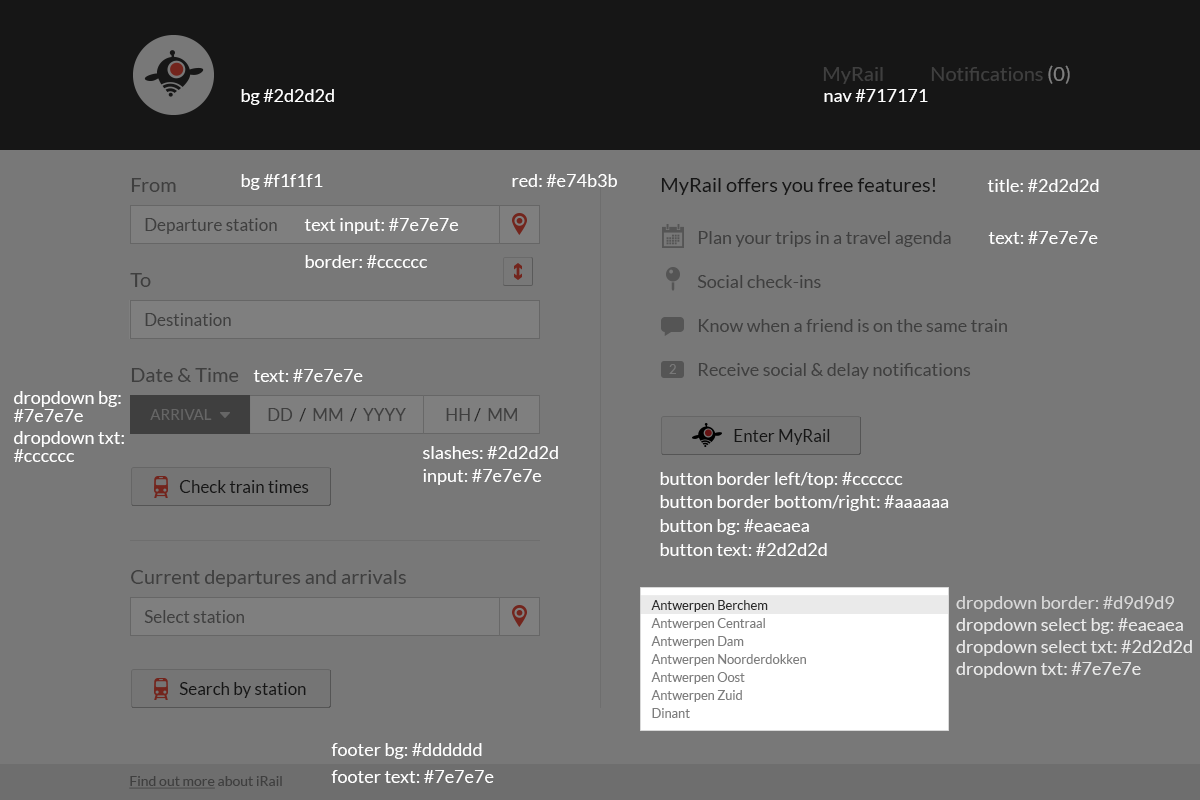
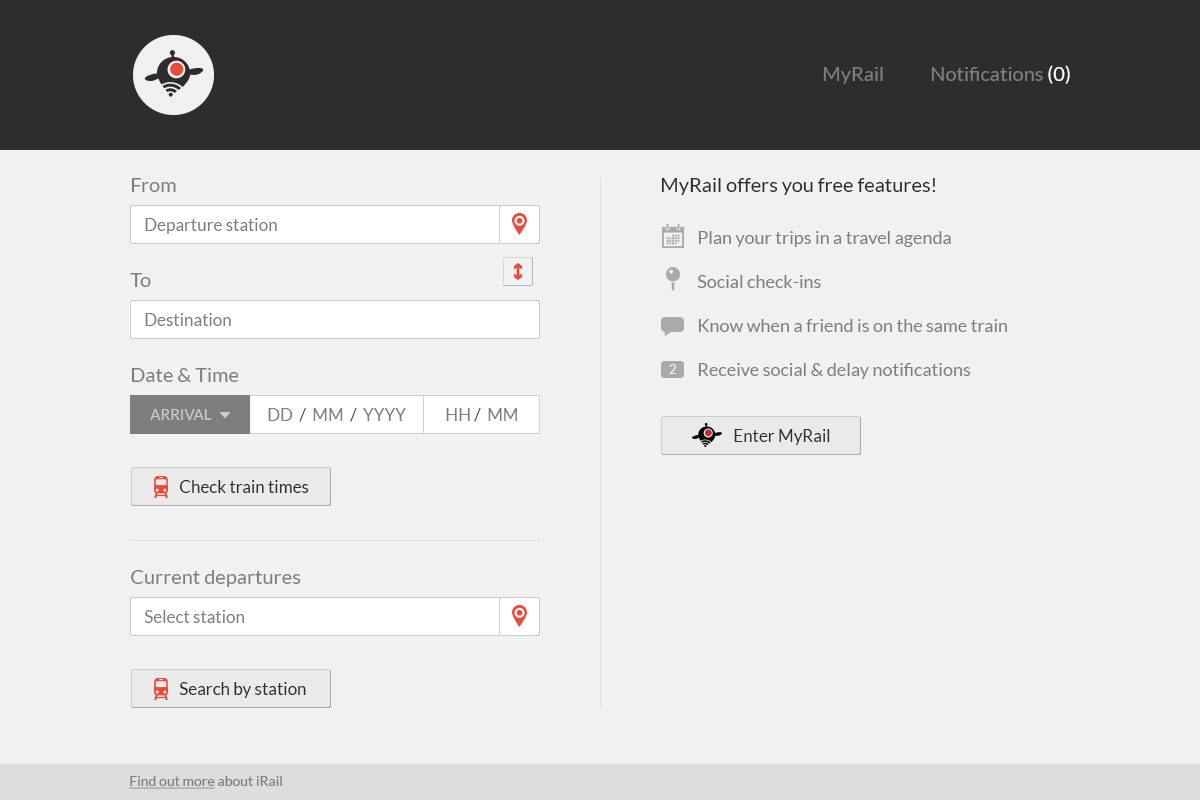
Layer changes from the first 1200×800 image to the second:
hid group "Color codes" (35 layers) over [0, 0, 1200, 800]
renamed "Current departures and arrivals" to "Current departures", painted on it over [131, 570, 406, 587]
